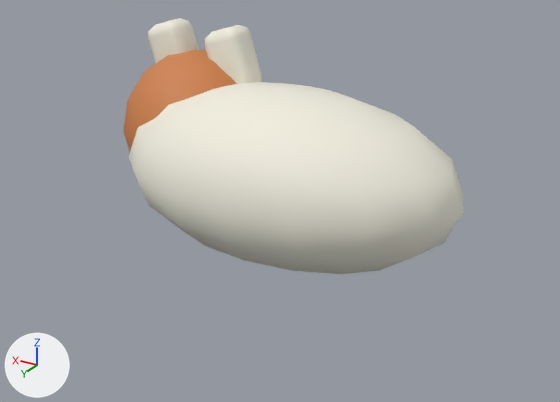
The Blender file authoring/JPN-24.blend, before and after one commit.
Rendered twice from a 50 mm camera at (-0.968, 1.642, 0.971) aimed at (-0.012, 0.049, 0.175). Lighting does not change. The marker at lower left points along +X, +Y and +Z. The older version comes first.

Objects in the first picture: 'calico body', 'ear', 'ear.001', 'head'.
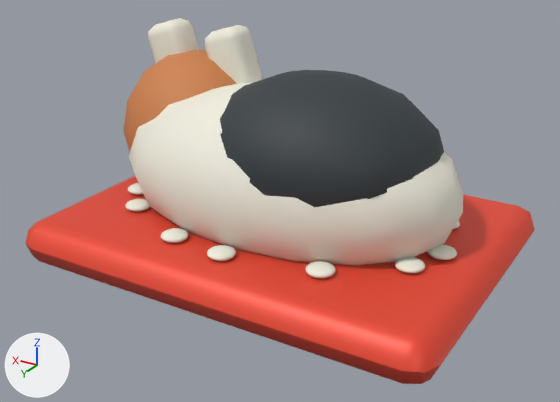
What changed in the scene script:
```text
Add ob_calico_patch:
    ob_calico_patch = bpy.data.objects.new('calico patch', me_sphere_228)  # a UV sphere (16 segments, 8 rings, poles along z) spanning x -1.0..1.0, y -1.0..1.0, z -1.0..1.0; in mat_rubber (dark grey #353c3f)
    ob_calico_patch.location = (-0.1, 0.0, 0.31)
    ob_calico_patch.scale = (0.32, 0.27, 0.2)
Add ob_cushion_motif_011:
    ob_cushion_motif_011 = bpy.data.objects.new('cushion motif.011', me_sphere_227)  # a UV sphere (16 segments, 8 rings, poles along z) spanning x -1.0..1.0, y -1.0..1.0, z -1.0..1.0; in mat_linen (white #f1efdf)
    ob_cushion_motif_011.location = (0.429, 0.09, 0.13)
    ob_cushion_motif_011.scale = (0.035, 0.035, 0.012)
Add ob_cushion_motif_010:
    ob_cushion_motif_010 = bpy.data.objects.new('cushion motif.010', me_sphere_226)  # a UV sphere (16 segments, 8 rings, poles along z) spanning x -1.0..1.0, y -1.0..1.0, z -1.0..1.0; in mat_linen (white #f1efdf)
    ob_cushion_motif_010.location = (-0.408, 0.127, 0.13)
    ob_cushion_motif_010.scale = (0.035, 0.035, 0.012)
Add ob_cushion_motif_008:
    ob_cushion_motif_008 = bpy.data.objects.new('cushion motif.008', me_sphere_226.copy())
    ob_cushion_motif_008.location = (0.154, 0.282, 0.13)
    ob_cushion_motif_008.scale = (0.035, 0.035, 0.012)
Add ob_cushion_motif_005:
    ob_cushion_motif_005 = bpy.data.objects.new('cushion motif.005', me_sphere_221)  # a UV sphere (16 segments, 8 rings, poles along z) spanning x -1.0..1.0, y -1.0..1.0, z -1.0..1.0; in mat_linen (white #f1efdf)
    ob_cushion_motif_005.location = (-0.241, 0.253, 0.13)
    ob_cushion_motif_005.scale = (0.035, 0.035, 0.012)
Add ob_cushion_motif_003:
    ob_cushion_motif_003 = bpy.data.objects.new('cushion motif.003', me_sphere_219)  # a UV sphere (16 segments, 8 rings, poles along z) spanning x -1.0..1.0, y -1.0..1.0, z -1.0..1.0; in mat_linen (white #f1efdf)
    ob_cushion_motif_003.location = (0.357, 0.183, 0.13)
    ob_cushion_motif_003.scale = (0.035, 0.035, 0.012)
Add ob_cushion_motif_002:
    ob_cushion_motif_002 = bpy.data.objects.new('cushion motif.002', me_sphere_218)  # a UV sphere (16 segments, 8 rings, poles along z) spanning x -1.0..1.0, y -1.0..1.0, z -1.0..1.0; in mat_linen (white #f1efdf)
    ob_cushion_motif_002.location = (-0.448, 0.026, 0.13)
    ob_cushion_motif_002.scale = (0.035, 0.035, 0.012)
Add ob_cushion_motif:
    ob_cushion_motif = bpy.data.objects.new('cushion motif', me_sphere_216)  # a UV sphere (16 segments, 8 rings, poles along z) spanning x -1.0..1.0, y -1.0..1.0, z -1.0..1.0; in mat_linen (white #f1efdf)
    ob_cushion_motif.location = (0.0, 0.3, 0.13)
    ob_cushion_motif.scale = (0.035, 0.035, 0.012)
Add ob_red_cushion:
    ob_red_cushion = bpy.data.objects.new('red cushion', me_cube_869)  # a box spanning x -0.575..0.575, y -0.425..0.425, z -0.06..0.06; in mat_paint_coral (red #ed4b35); modifiers BEVEL, WEIGHTED_NORMAL
    ob_red_cushion.location = (0.0, 0.0, 0.06)
```

Boxes [x1, y1, x2, y2] around the edits, measured in the pictures (560 x 402 px):
'red cushion', added (red)
    after: [25, 176, 534, 384]
'calico patch', added
    after: [220, 70, 444, 207]
'cushion motif.005', added
    after: [305, 261, 336, 278]
'cushion motif.010', added
    after: [395, 257, 425, 273]
'cushion motif', added
    after: [207, 245, 236, 261]
'cushion motif.002', added
    after: [428, 244, 457, 260]
'cushion motif.008', added
    after: [161, 228, 189, 243]
'cushion motif.003', added
    after: [125, 199, 150, 212]
'cushion motif.011', added
    after: [128, 183, 143, 195]
